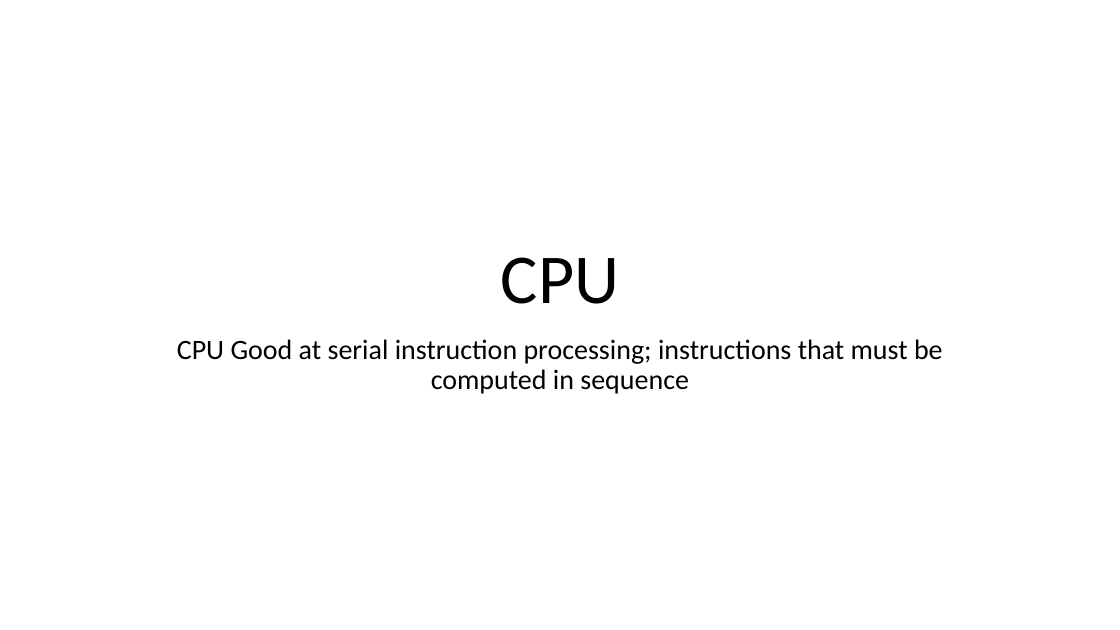
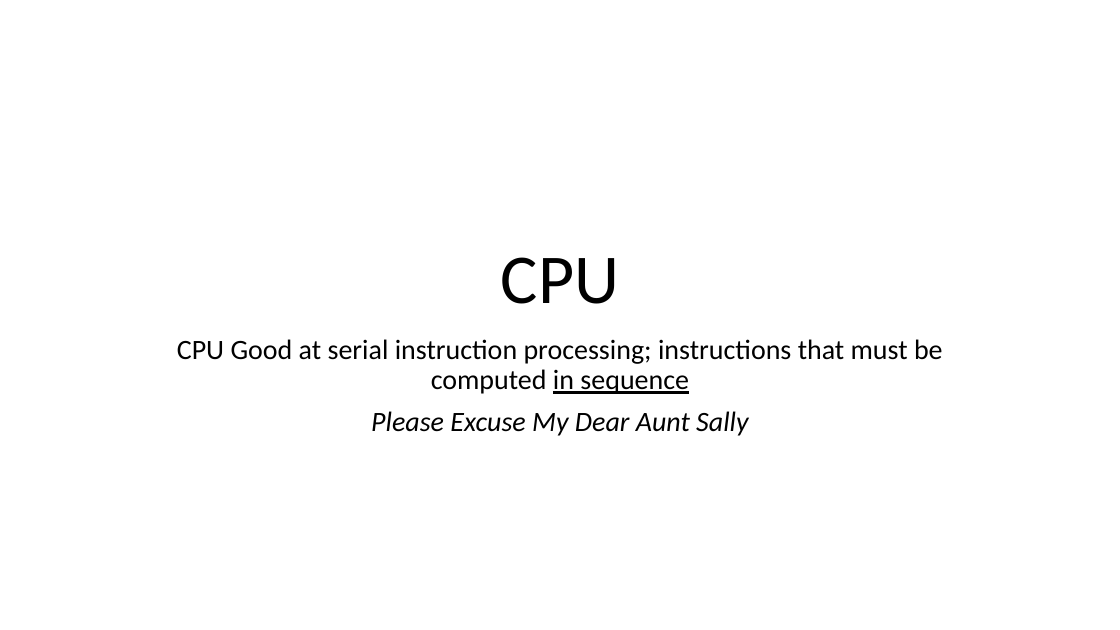
Before and after one commit to davxdan/MachineLearning, a slide deck: slide 2 of GPU Project/Project.pptx (slide 1 before the commit). Drawn at 1120x630 pixels with LibreOffice and Linux fonts; fonts in the diff are those of the drawing. Boxes give left, top, right and bottom in pixels: in the first picture for what was removed or moved away, otherwise in the second. Text is boxed around its words. In the diff, an @@ line names an element or a change of style, - is before the commit and + after.

```diff
--- a/GPU Project/Project.pptx
+++ b/GPU Project/Project.pptx
@@ subtitle at [177, 339, 943, 394]: underline on in "in sequence" @@
@@ subtitle at [371, 411, 748, 436]: paragraph added @@
+Please Excuse My Dear Aunt Sally
```
Also in this commit, not shown: 6 other slides changed, 9 slides added, 4 slides removed, 1 other file.
